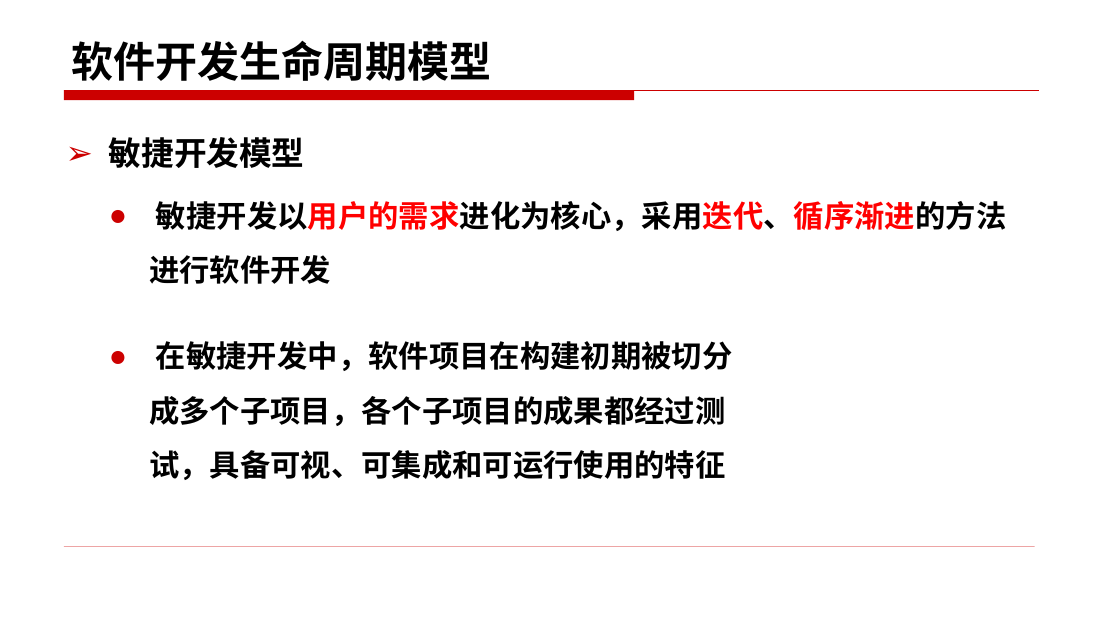
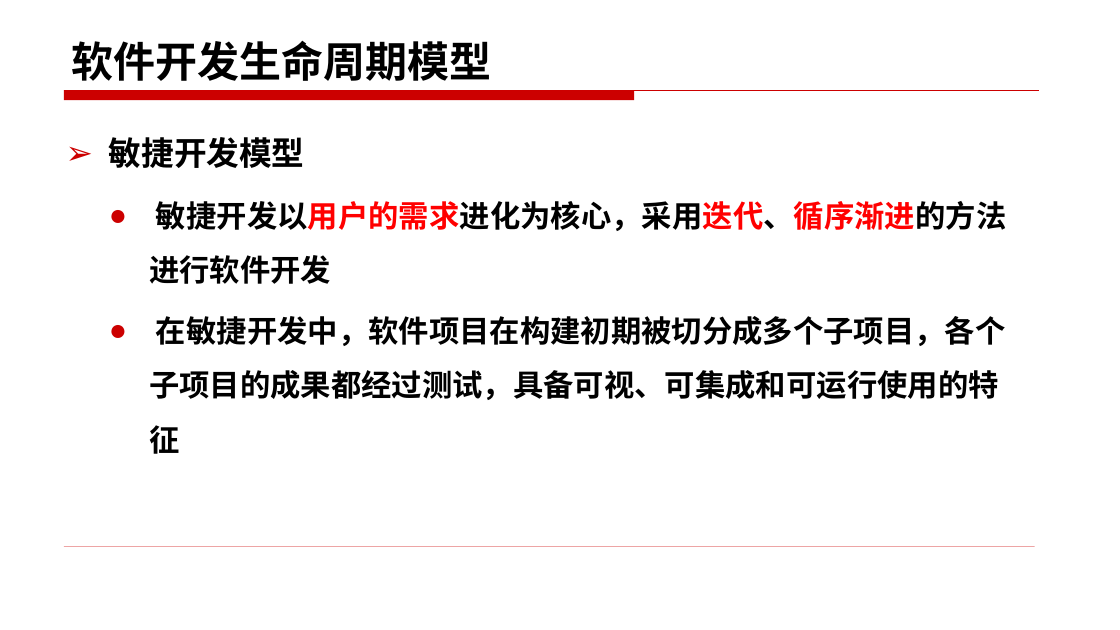
Before and after one commit to edu2act/course-foundation-software-tesing, a slide deck: slide 16 of materials/slides/2.1.pptx (slide 15 before the commit). Drawn at 1120x630 pixels with LibreOffice and Linux fonts; fonts in the diff are those of the drawing. Boxes give left, top, right and bottom in pixels: in the first picture for what was removed or moved away, otherwise in the second. Text is boxed around its words. In the diff, an @@ line names an element or a change of style, - is before the commit and + after.

```diff
--- a/materials/slides/2.1.pptx
+++ b/materials/slides/2.1.pptx
@@ text at (149,316,1006,454): paragraph added @@
+  ● 在敏捷开发中，软件项目在构建初期被切分成多个子项目，各个子项目的成果都经过测试，具备可视、可集成和可运行使用的特征
@@ text removed at (149,341,733,480) @@
-  ● 在敏捷开发中，软件项目在构建初期被切分成多个子项目，各个子项目的成果都经过测试，具备可视、可集成和可运行使用的特征
```
Also in this commit, not shown: 3 slides added, 1 slide removed, 9 other files.
